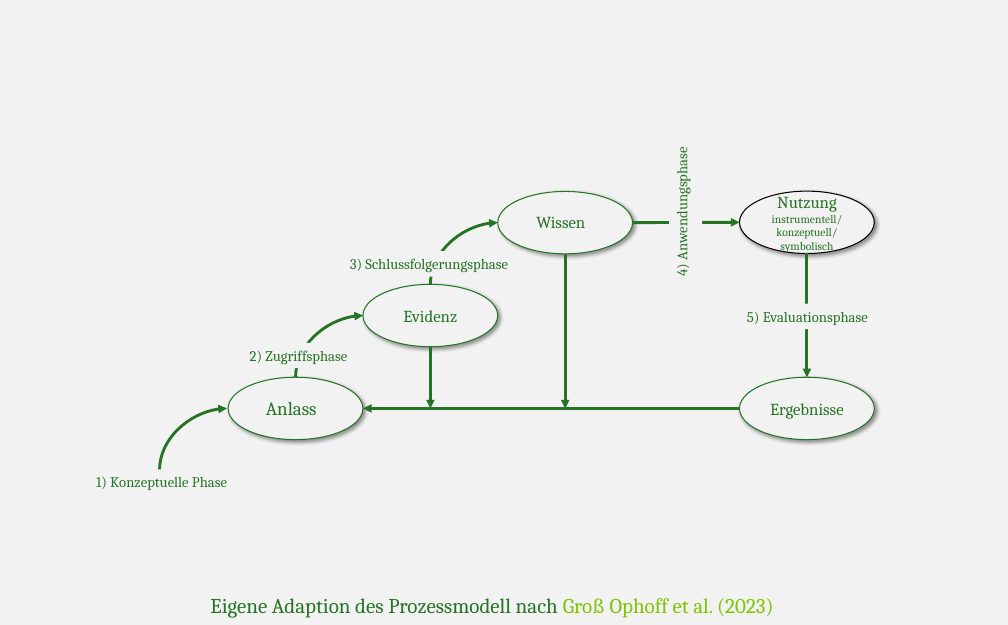
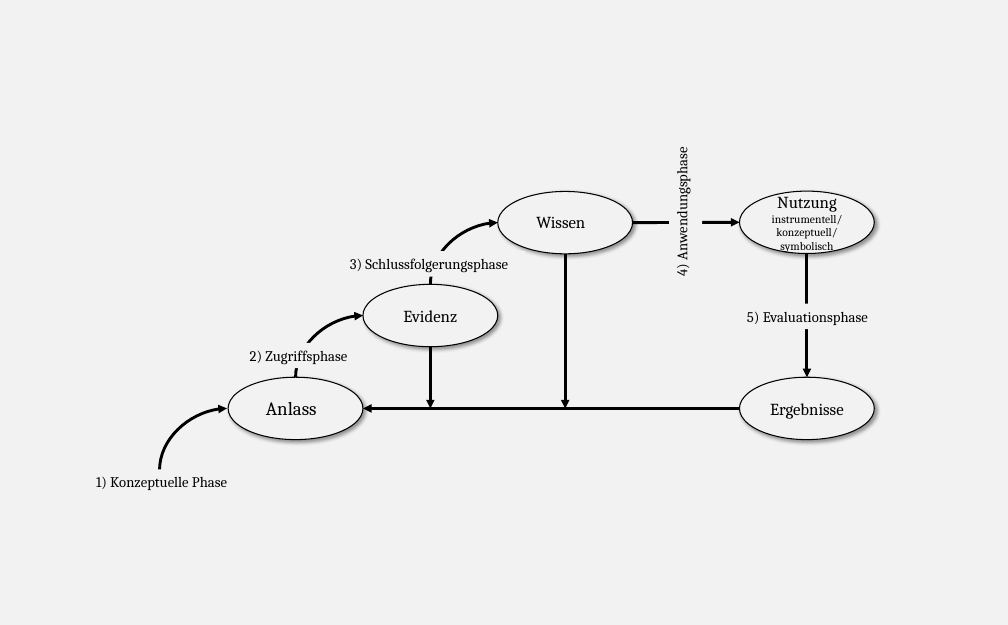
Before and after one commit to kirstinschmidt/Schmidt_Disputation, a slide deck: slide 6 of img/Groß_Ophoff et al (2023)_adapted.pptx. Drawn at 1008x625 pixels with LibreOffice and Linux fonts; fonts in the diff are those of the drawing. Boxes give left, top, right and bottom in pixels: in the first picture for what was removed or moved away, otherwise in the second. Text is boxed around its words. In the diff, an @@ line names an element or a change of style, - is before the commit and + after.

```diff
--- a/img/Groß_Ophoff et al (2023)_adapted.pptx
+++ b/img/Groß_Ophoff et al (2023)_adapted.pptx
@@ ellipse at <box>498,191,632,253</box>: outline #267326 1 pt to #000000 1 pt @@
@@ curved arrow (430, 284) - (498, 223): stroke #267326 2.75 pt to #000000 2.75 pt @@
@@ arrow (633, 223) - (740, 222): stroke #267326 2.75 pt to #000000 2.75 pt @@
@@ arrow (566, 254) - (566, 408): stroke #267326 2.75 pt to #000000 2.75 pt @@
@@ arrow (807, 253) - (807, 377): stroke #267326 2.75 pt to #000000 2.75 pt @@
@@ ellipse "Evidenz" at <box>363,284,498,346</box>: text colour #267326 to #000000; outline #267326 1 pt to #000000 1 pt @@
@@ curved arrow (296, 377) - (363, 315): stroke #267326 2.75 pt to #000000 2.75 pt @@
@@ arrow (430, 347) - (430, 408): stroke #267326 2.75 pt to #000000 2.75 pt @@
@@ ellipse at <box>228,377,363,439</box>: outline #267326 1 pt to #000000 1 pt @@
@@ ellipse "Ergebnisse" at <box>740,377,874,439</box>: text colour #267326 to #000000; outline #267326 1 pt to #000000 1 pt @@
@@ curved arrow (160, 470) - (227, 408): stroke #267326 2.75 pt to #000000 2.75 pt @@
@@ text colour #267326 to #000000 in 8 elements at <box>772,193,843,254</box>, <box>250,350,347,365</box>, <box>350,258,508,273</box>, <box>747,312,868,325</box>, <box>672,158,691,276</box>, <box>96,476,227,490</box>, <box>536,216,585,228</box>, <box>266,402,317,415</box> @@
@@ arrow (740, 408) - (363, 408): stroke #267326 2.75 pt to #000000 2.75 pt @@
@@ text removed at <box>210,598,773,618</box> @@
-Eigene Adaption des Prozessmodell nach Groß Ophoff et al. (2023)
```
Also in this commit, not shown: 3 other slides changed, 33 other files.
